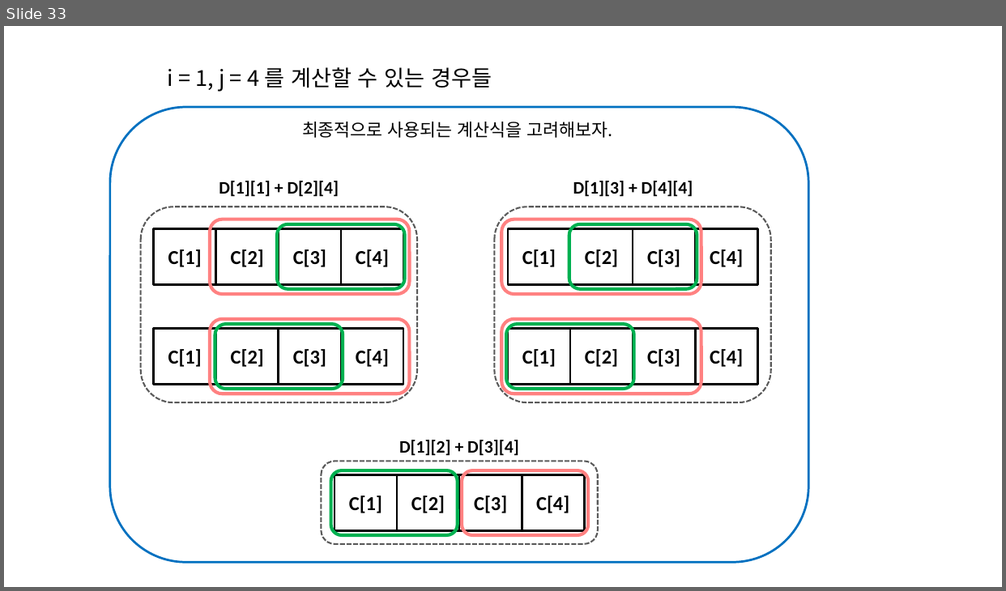
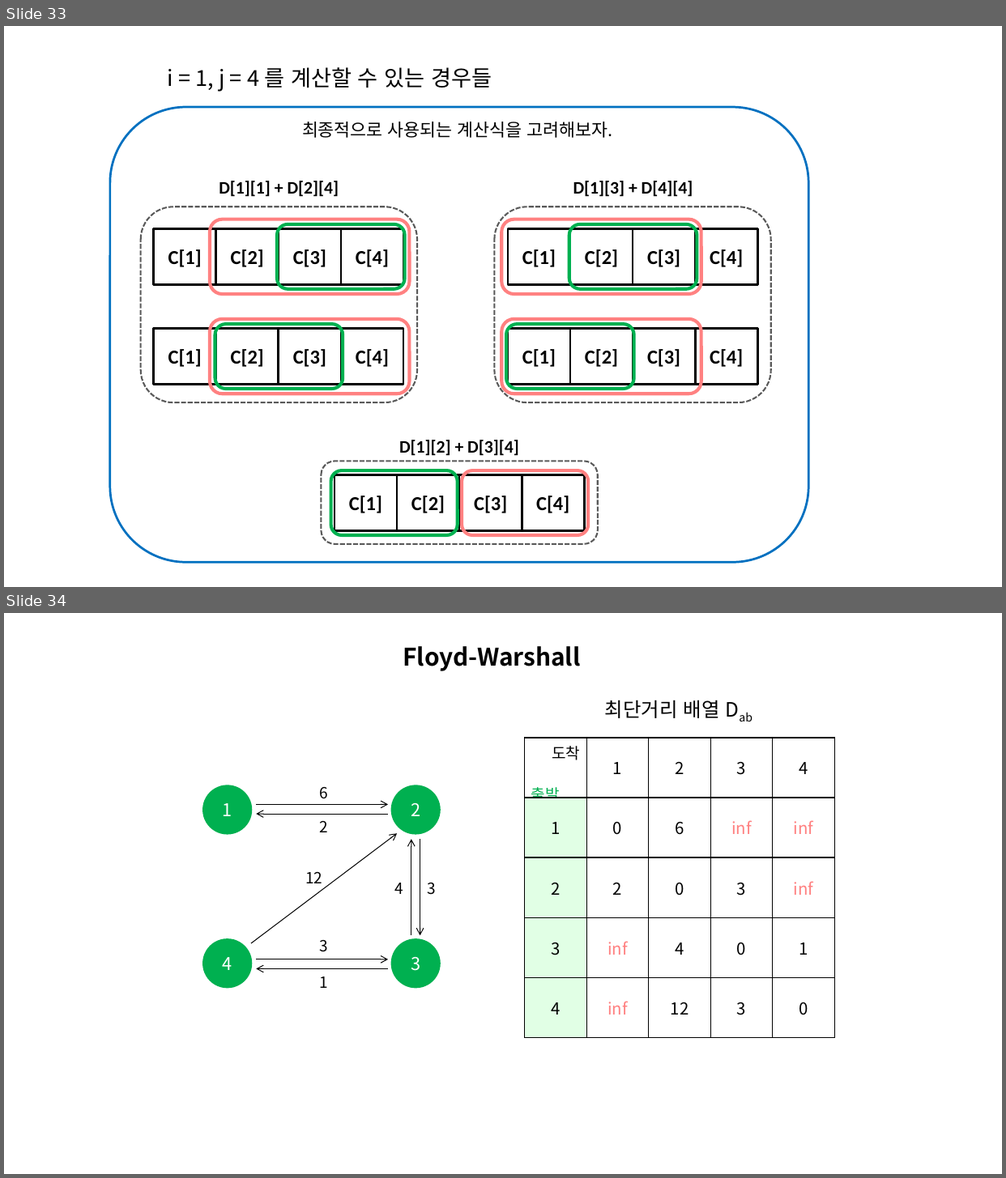
Before and after one commit to momo1108/blog, a slide deck: assets/etc/이미지제작용.pptx. Shown one above the other, each under a label of ours: slide 33 before the commit, slides 33 and 34 after it. The pictures are 1006x591 and 1006x1178 pixels, drawn with LibreOffice and Linux fonts; fonts in the diff are those of the drawing. Boxes give left, top, right and bottom in pixels: in the first picture for what was removed or moved away, otherwise in the second. Text is boxed around its words. In the diff, an @@ line names an element or a change of style, - is before the commit and + after.

```diff
--- a/assets/etc/이미지제작용.pptx
+++ b/assets/etc/이미지제작용.pptx
@@ slide 34 added at box(4, 613, 1002, 1174), background #FFFFFF @@
@@ text added at box(403, 646, 580, 671), 22 pt, text #000000, bold @@
+Floyd-Warshall
@@ text added at box(605, 700, 720, 718), 18 pt, text #000000 @@
+최단거리 배열 Dab
@@ table added at box(524, 738, 833, 1037), 5 rows, 5 columns @@
+도착 / 출발 | 1 | 2 | 3 | 4
+1 | 0 | 6 | inf | inf
+2 | 2 | 0 | 3 | inf
+3 | inf | 4 | 0 | 1
+4 | inf | 12 | 3 | 0
@@ ellipse added at box(203, 786, 251, 834), fill #00B050, outline #00B050 2 pt, 16 pt, text #FFFFFF @@
+1
@@ arrow added from (256, 805) to (388, 805), #000000 0.75 pt @@
@@ text added at box(320, 787, 329, 799), 14 pt, text #000000 @@
+6
@@ ellipse added at box(392, 786, 440, 834), fill #00B050, outline #00B050 2 pt, 16 pt, text #FFFFFF @@
+2
@@ arrow added from (388, 814) to (256, 814), #000000 0.75 pt @@
@@ text added at box(320, 821, 329, 833), 14 pt, text #000000 @@
+2
@@ arrow added from (251, 943) to (397, 833), #000000 0.75 pt @@
@@ arrow added from (411, 935) to (411, 840), #000000 0.75 pt @@
@@ arrow added from (420, 840) to (420, 935), #000000 0.75 pt @@
@@ text added at box(305, 872, 322, 884), 14 pt, text #000000 @@
+12
@@ text added at box(394, 883, 403, 894), 14 pt, text #000000 @@
+4
@@ text added at box(428, 883, 437, 895), 14 pt, text #000000 @@
+3
@@ ellipse added at box(203, 940, 251, 987), fill #00B050, outline #00B050 2 pt, 16 pt, text #FFFFFF @@
+4
@@ text added at box(320, 940, 329, 952), 14 pt, text #000000 @@
+3
@@ ellipse added at box(392, 940, 440, 987), fill #00B050, outline #00B050 2 pt, 16 pt, text #FFFFFF @@
+3
@@ arrow added from (256, 960) to (388, 960), #000000 0.75 pt @@
@@ arrow added from (388, 969) to (256, 969), #000000 0.75 pt @@
@@ text added at box(320, 977, 329, 988), 14 pt, text #000000 @@
+1
```
Also in this commit, not shown: 7 other slides added, 10 other files.
